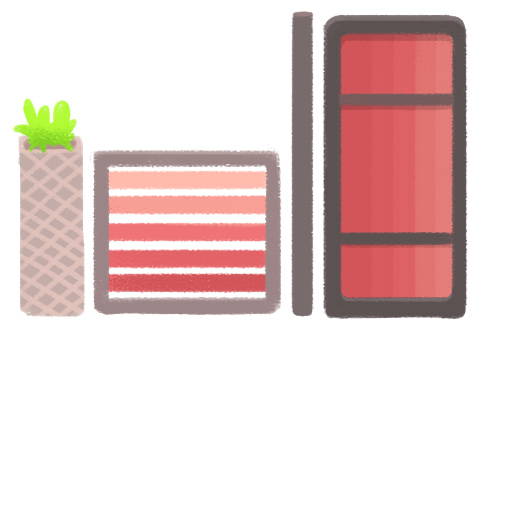
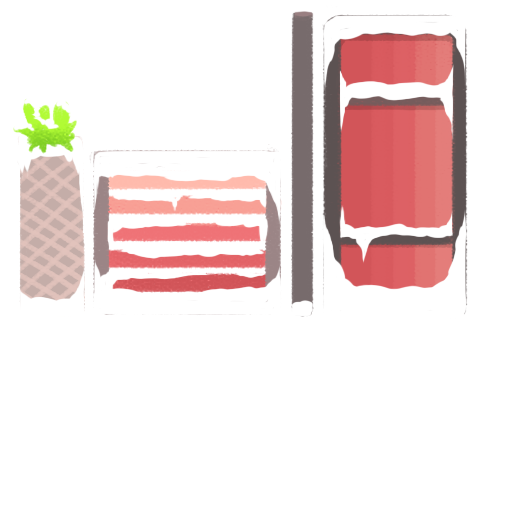
Comparing the layer stacks of the two 512px x 512px images. Changes:
removed group "concept 7" (17 layers) over [13, 15, 467, 319]
added layer "Layer 50" above "Layer 40" over [292, 15, 467, 319]
moved "Layer 40" out of group "concept 7" over [328, 73, 460, 246]
moved "Layer 36" out of group "concept 7" over [323, 15, 467, 319]
moved "Layer 46" out of group "concept 7" over [328, 29, 467, 248]
moved "Layer 39" out of group "concept 7" over [370, 15, 459, 319]
moved "Layer 38" out of group "concept 7" over [329, 25, 460, 309]
moved "Layer 37" out of group "concept 7" over [292, 300, 313, 317]
added layer "Layer 49" above "Layer 35" over [13, 98, 77, 132]
moved "Layer 35" out of group "concept 7" over [13, 98, 77, 154]
added layer "Layer 48" above "Layer 34" over [18, 131, 281, 317]
moved "Layer 34" out of group "concept 7" over [18, 135, 85, 317]
moved "Layer 31" out of group "concept 7" over [93, 150, 281, 315]
moved "Layer 33" out of group "concept 7" over [49, 151, 352, 303]
moved "Layer 32" out of group "concept 7" over [95, 170, 281, 294]
